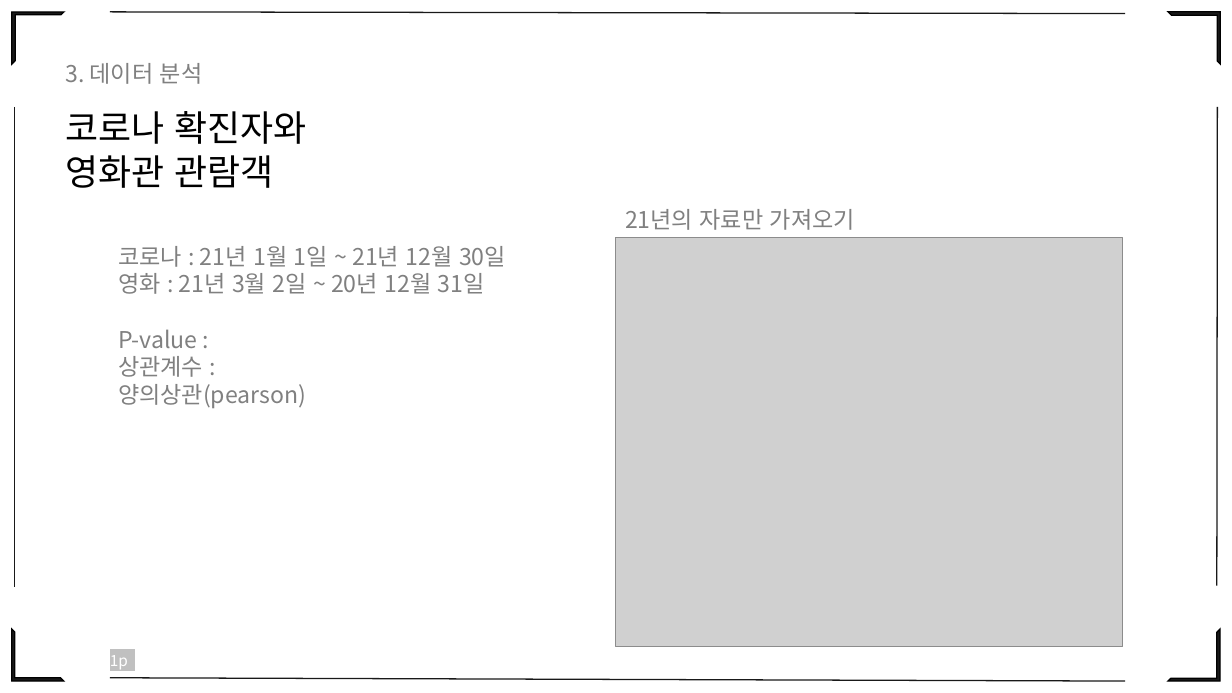
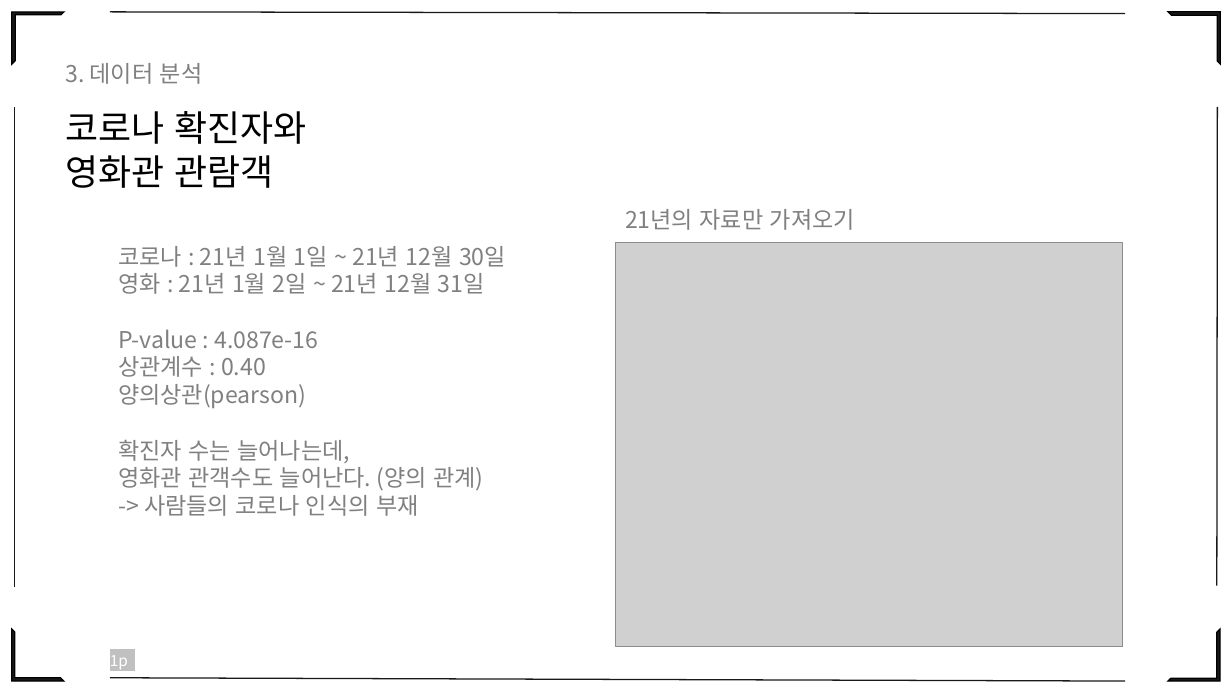
Before and after one commit to eesomin/midproject, a slide deck: slide 29 of jdh1/PPT_0_TEAM2.pptx (slide 27 before the commit). Drawn at 1232x693 pixels with LibreOffice and Linux fonts; fonts in the diff are those of the drawing; grey boxes stand for pictures. Boxes give left, top, right and bottom in pixels: in the first picture for what was removed or moved away, otherwise in the second. Text is boxed around its words. In the diff, an @@ line names an element or a change of style, - is before the commit and + after.

```diff
--- a/jdh1/PPT_0_TEAM2.pptx
+++ b/jdh1/PPT_0_TEAM2.pptx
@@ picture: place and size @@
-picture at (616,238,1124,647)
+picture at (616,242,1124,647)
@@ text at (118,273,485,377): text changed @@
-영화 : 21년 3월 2일 ~ 20년 12월 31일
-P-value :
-상관계수 :
+영화 : 21년 1월 2일 ~ 21년 12월 31일
+P-value : 4.087e-16
+상관계수 : 0.40
@@ text at (118,440,483,516): paragraphs added @@
+확진자 수는 늘어나는데,
+영화관 관객수도 늘어난다. (양의 관계)
+-> 사람들의 코로나 인식의 부재
```
Also in this commit, not shown: 11 other slides changed, 9 slides added, 6 other files.
